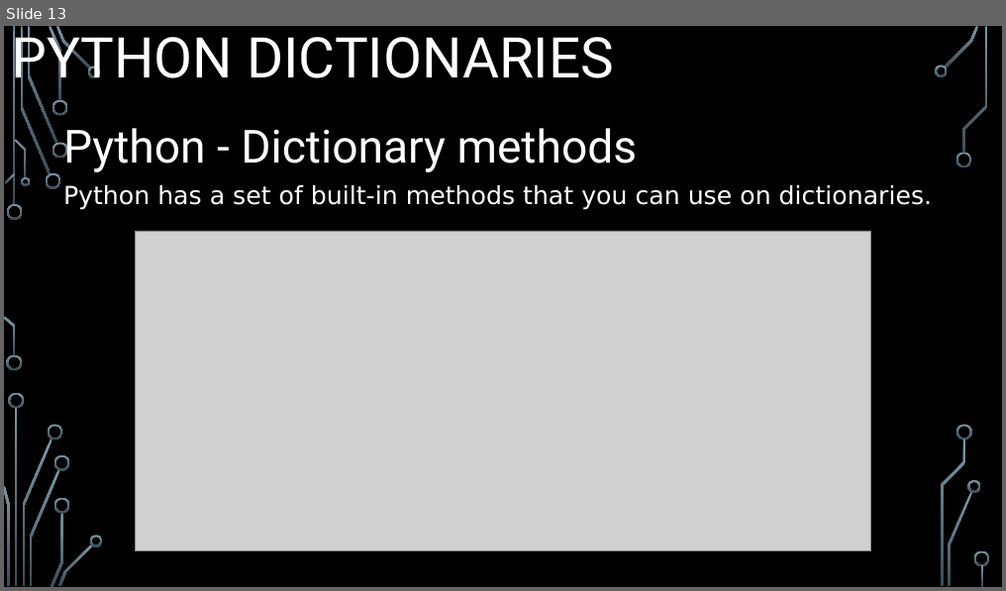
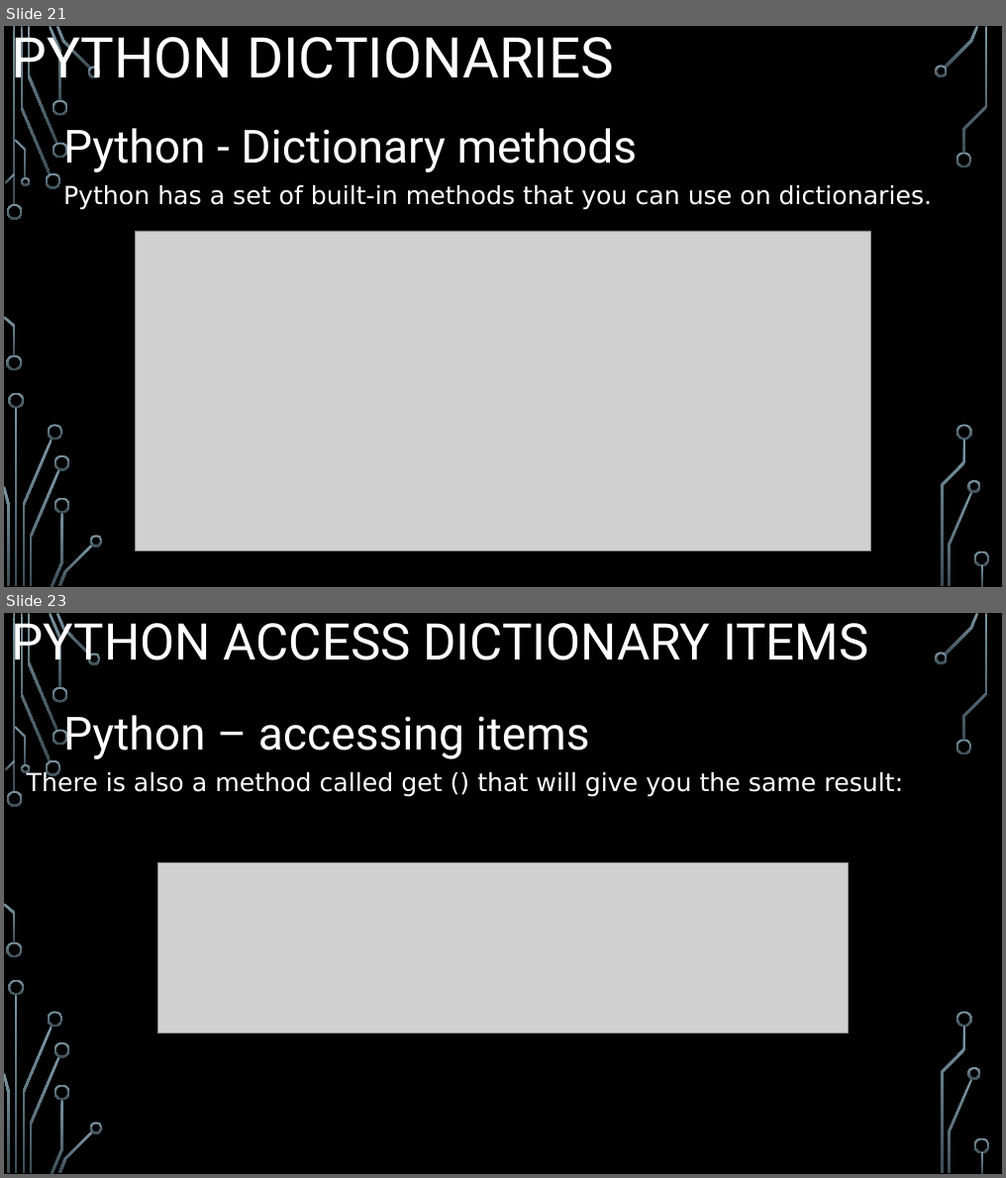
Before and after one commit to mjaypecjo/cs2022, a slide deck: python/4110E228_Report_Python.pptx. Shown one above the other, each under a label of ours: slide 13 before the commit, slides 21 and 23 after it; the slides between them are not shown. The pictures are 1006x591 and 1006x1178 pixels, drawn with LibreOffice and Linux fonts; fonts in the diff are those of the drawing; grey boxes stand for pictures; background and template pictures are left out. Boxes give left, top, right and bottom in pixels: in the first picture for what was removed or moved away, otherwise in the second. Text is boxed around its words. In the diff, an @@ line names an element or a change of style, - is before the commit and + after.

```diff
--- a/python/4110E228_Report_Python.pptx
+++ b/python/4110E228_Report_Python.pptx
@@ slide 23 added at box(4, 613, 1002, 1174), background picture (left out); not listed: 36 template elements that a slide beside it also shows @@
@@ title added at box(12, 613, 868, 671), 48.6 pt, text #FFFFFF @@
+PYTHON ACCESS DICTIONARY ITEMS
@@ text added at box(63, 715, 590, 760), 44 pt, text #FFFFFF @@
+Python – accessing items
@@ text added at box(27, 770, 903, 797), 24 pt, text #FFFFFF @@
+There is also a method called get () that will give you the same result:
@@ picture added at box(158, 863, 848, 1034) @@
@@ what was slide 13 is now slide 21 @@
```
Also in this commit, not shown: 44 other slides added.
